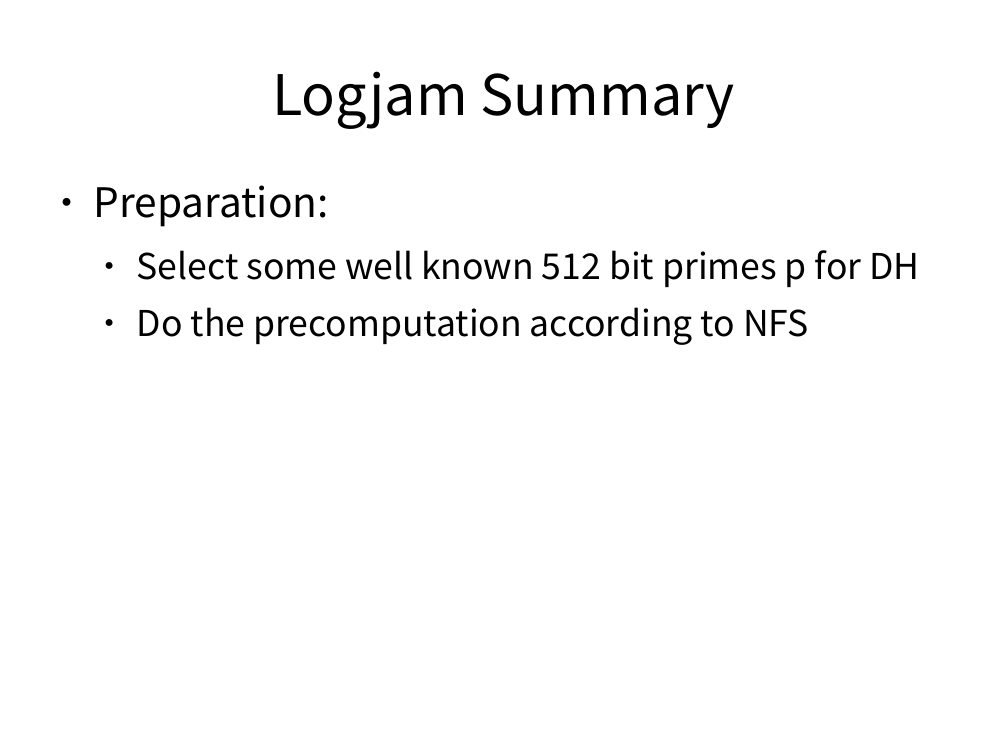
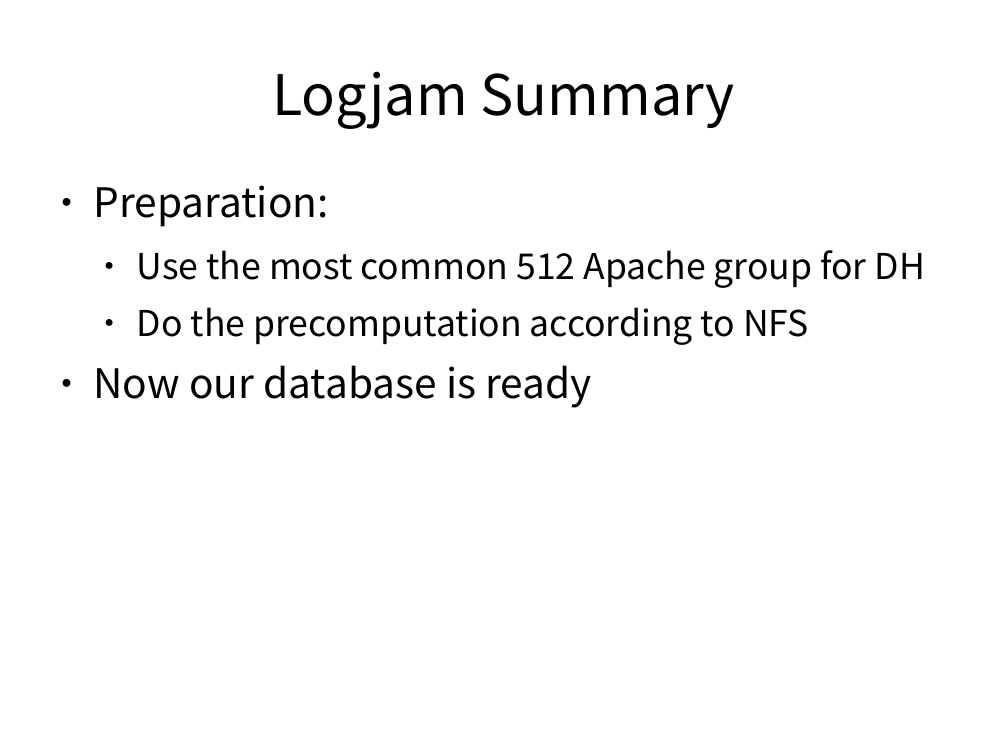
Before and after one commit to liyangwu/Hauptseminar_SS17_LogjamAttack, a slide deck: slide 21 of Präsentation/logjam.odp. Drawn at 1008x756 pixels with LibreOffice and Linux fonts; fonts in the diff are those of the drawing. Boxes give left, top, right and bottom in pixels: in the first picture for what was removed or moved away, otherwise in the second. Text is boxed around its words. In the diff, an @@ line names an element or a change of style, - is before the commit and + after.

```diff
--- a/Präsentation/logjam.odp
+++ b/Präsentation/logjam.odp
@@ text at [137,250,925,288]: text changed @@
-  ● Select some well known 512 bit primes p for DH
+  ● Use the most common 512 Apache group for DH
@@ text at [94,365,591,408]: paragraph added @@
+● Now our database is ready
```
Also in this commit, not shown: 2 other slides changed, 1 slide added, 1 slide removed, 2 other files.
